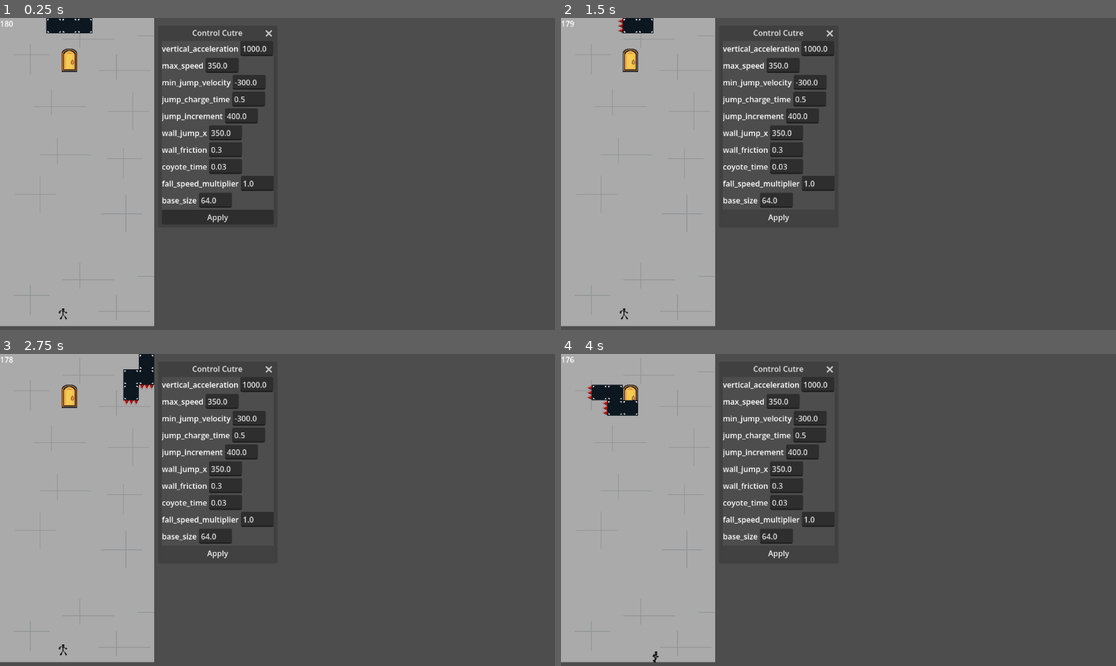
Above: before the commit, frames 1-4 (two rows, left to right).
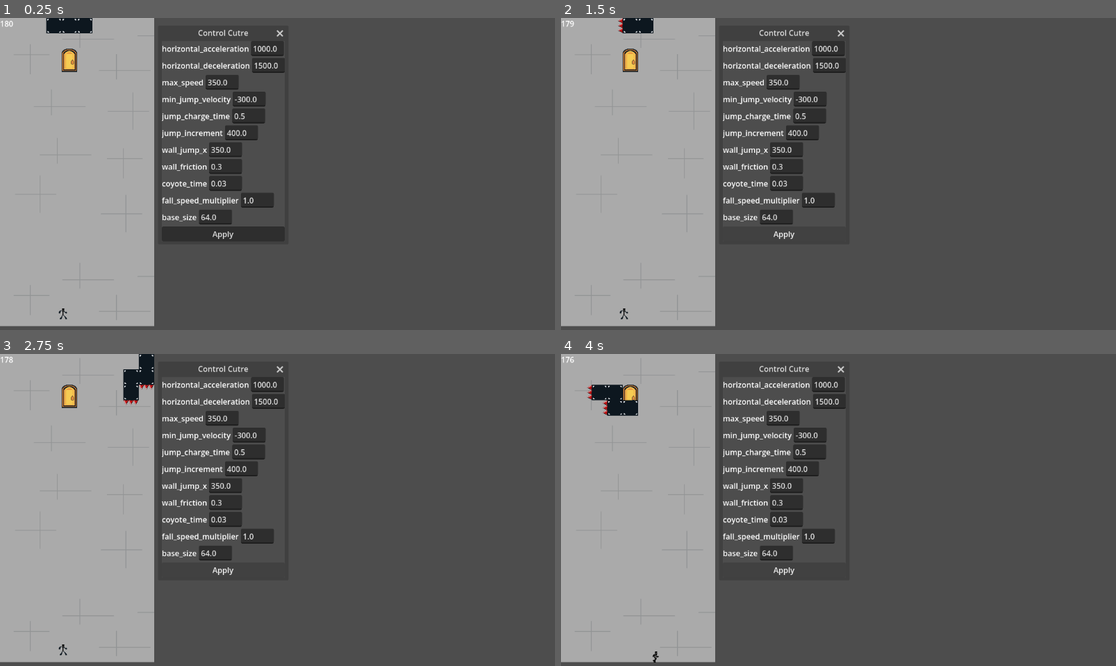
Above: after the commit, the same moments.

Repository: NicoWired/tetrascape
Game: Godot game, scene res://source/main_screens/main/main.tscn
The game is run twice, just before and just after one commit, with the same random seed, the same clock (stepped at 60 frames per second) and the same inputs. The engine's default icon, where the game draws it, is replaced by a stand-in: a white triangle on a blue panel in a dark square.
Inputs:
- Up to frame 1 (0.25 s): no input
- Up to frame 2 (1.5 s): click "Apply" at 0.5 s; tap Enter at 1.25 s; hold D (right) from 1.28 s (still down); tap N (drop) at 1.35 s
- Up to frame 3 (2.75 s): keep holding D (right); tap Space (jump) at 1.52, 2.27 s; tap J (rotate_cc) at 2.1 s
- Up to frame 4 (4 s): tap Space (jump) at 2.75, 3.77 s; release D (right) at 2.78 s; hold A (left) 2.78-3.53 s; tap K (rotate_cw) at 2.85 s; hold D (right) from 3.53 s (still down); tap L (toggle) at 3.6 s

The runs differ from the first frame. In frame 1, 5.6% of the frame differs, in the area x 29-52%, y 3-72%; in frame 2, 4.1%; in frame 3, 4.1%; in frame 4, 4.1%.

Commit message:
decouple horizontal acceleration and deceleration

Diff:
--- a/source/player/player.gd
+++ b/source/player/player.gd
@@ -75,10 +75,10 @@
 
 	var direction := Input.get_axis("left", "right")
 	if direction:
-		velocity.x += direction * cfg.values.vertical_acceleration * delta
+		velocity.x += direction * cfg.values.horizontal_acceleration * delta
 		velocity.x = clamp(velocity.x, cfg.values.max_speed * -1, cfg.values.max_speed)
 	else:
-		velocity.x = move_toward(velocity.x, 0, cfg.values.vertical_acceleration * delta)
+		velocity.x = move_toward(velocity.x, 0, cfg.values.horizontal_deceleration * delta)
 
 	move_and_slide()
 
--- a/source/player/playerconfig.gd
+++ b/source/player/playerconfig.gd
@@ -3,7 +3,8 @@
 
 # movement constants
 @export var values: Dictionary[StringName,float] = {
-	&"vertical_acceleration": 1000,
+	&"horizontal_acceleration": 1000,
+	&"horizontal_deceleration": 1500,
 	&"max_speed": 350,
 	&"min_jump_velocity": -300,
 	&"jump_charge_time": 0.5,
--- a/source/puzzle/square/piece_square.gd
+++ b/source/puzzle/square/piece_square.gd
@@ -33,7 +33,6 @@
 	square_sprite.texture = square_texture
 	square_sprite.scale = Vector2(GameConfig.TILE_SIZE,GameConfig.TILE_SIZE) / square_sprite.texture.get_size()
 	spikes.scale = Vector2(GameConfig.TILE_SIZE,GameConfig.TILE_SIZE) / square_sprite.texture.get_size()
-	#scale = Vector2(GameConfig.TILE_SIZE,GameConfig.TILE_SIZE) / square_sprite.texture.get_size()
 
 	var collision_shape_2d_area: CollisionShape2D = collision_shape_2d.duplicate()
 	piece_area.body_entered.connect(on_body_entered)
Not shown: 1 places in source/props/exit_door/exit_door.tscn that only renumber resources
